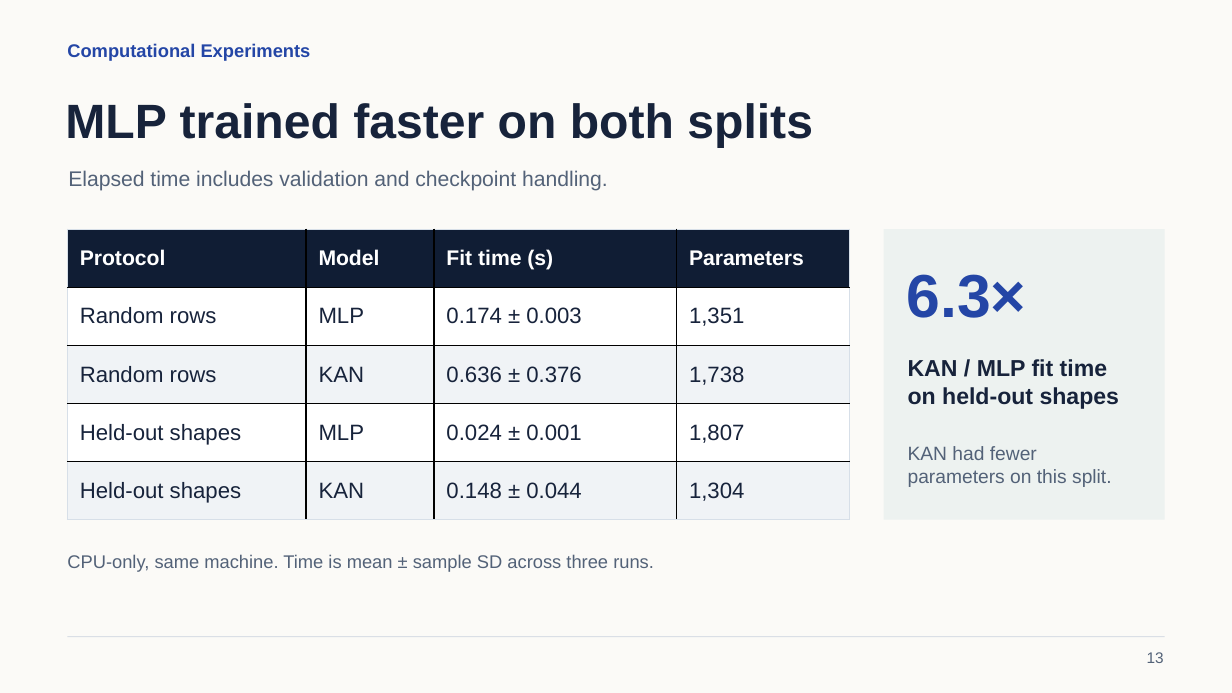
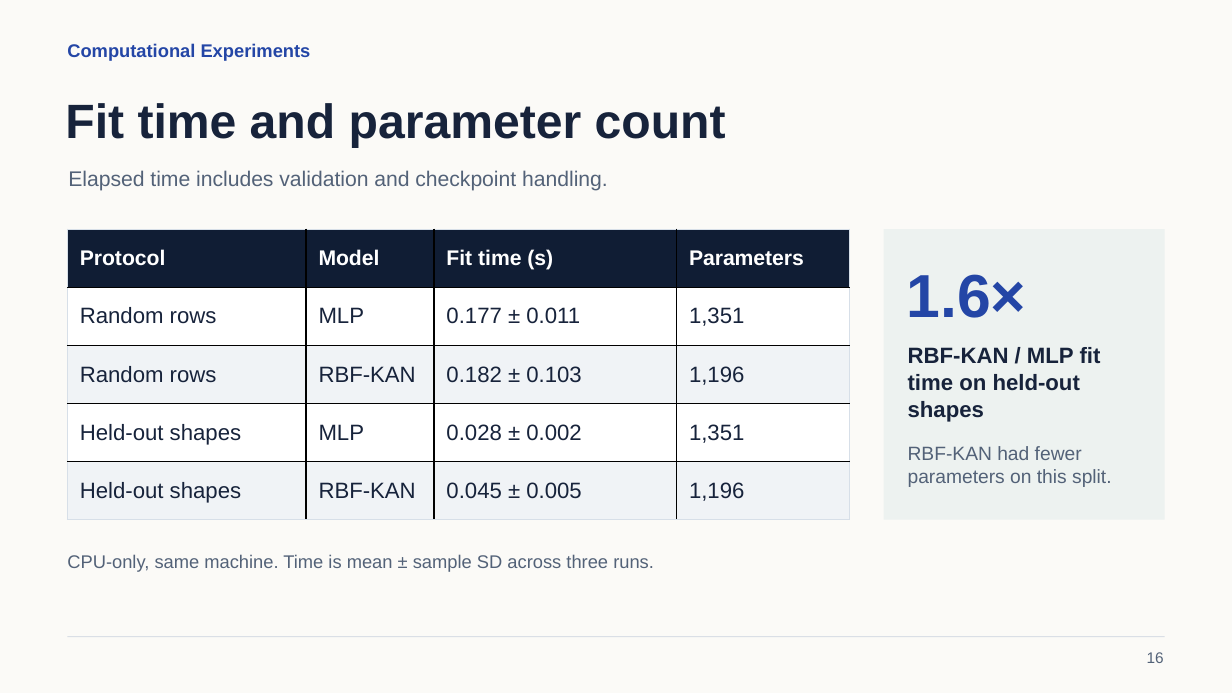
Before and after one commit to wei470/8610-Project, a slide deck: slide 16 of Presentation.pptx (slide 13 before the commit). Drawn at 1232x693 pixels with LibreOffice and Linux fonts; fonts in the diff are those of the drawing. Boxes give left, top, right and bottom in pixels: in the first picture for what was removed or moved away, otherwise in the second. Text is boxed around its words. In the diff, an @@ line names an element or a change of style, - is before the commit and + after.

```diff
--- a/Presentation.pptx
+++ b/Presentation.pptx
@@ text at [65,103,726,148]: text changed @@
-MLP trained faster on both splits
+Fit time and parameter count
@@ table at [67,229,850,520] @@
-row 2, column 3: 0.174 ± 0.003
+row 2, column 3: 0.177 ± 0.011
-row 3: Random rows | KAN | 0.636 ± 0.376 | 1,738
+row 3: Random rows | RBF-KAN | 0.182 ± 0.103 | 1,196
-row 4, column 3: 0.024 ± 0.001
+row 4, column 3: 0.028 ± 0.002
-row 4, column 4: 1,807
+row 4, column 4: 1,351
-row 5: Held-out shapes | KAN | 0.148 ± 0.044 | 1,304
+row 5: Held-out shapes | RBF-KAN | 0.045 ± 0.005 | 1,196
@@ text at [907,274,1027,318]: text changed @@
-6.3×
+1.6×
@@ text at [908,347,1101,422]: text changed; size 18 to 17.2 pt @@
-KAN / MLP fit time on held-out shapes
+RBF-KAN / MLP fit time on held-out shapes
@@ text at [908,446,1112,487]: text changed @@
-KAN had fewer parameters on this split.
+RBF-KAN had fewer parameters on this split.
@@ text at [1147,652,1164,663]: text changed @@
-13
+16
```
Also in this commit, not shown: 13 other slides changed, 3 slides added, 42 other files.
